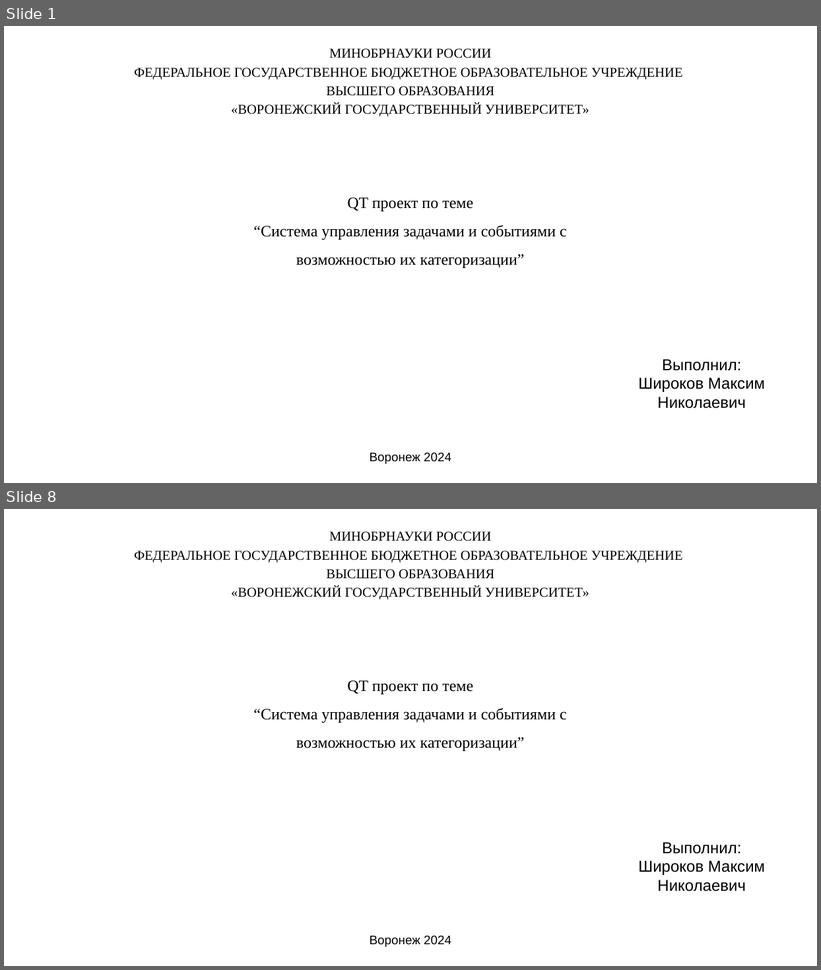
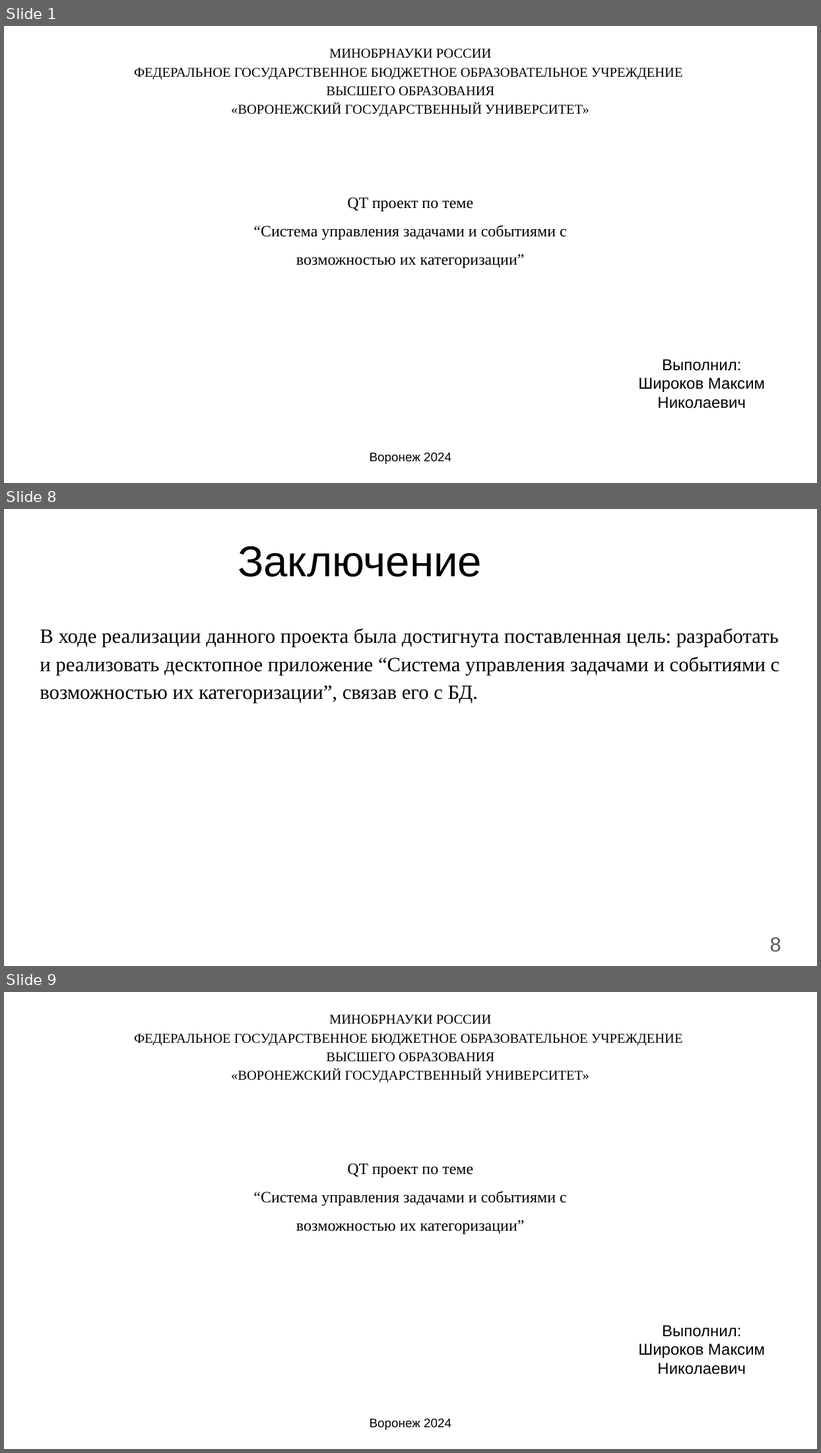
Before and after one commit to SutsuraGod/To-Do-List, a slide deck: Информация о программе/Презентация.pptx. Shown one above the other, each under a label of ours: slides 1 and 8 before the commit, slides 1, 8 and 9 after it; the slides between them are not shown. The pictures are 821x970 and 821x1453 pixels, drawn with LibreOffice and Linux fonts; fonts in the diff are those of the drawing. Boxes give left, top, right and bottom in pixels: in the first picture for what was removed or moved away, otherwise in the second. Text is boxed around its words. In the diff, an @@ line names an element or a change of style, - is before the commit and + after.

```diff
--- a/Информация о программе/Презентация.pptx
+++ b/Информация о программе/Презентация.pptx
@@ slide 8 added at (4,509,817,966), background #FFFFFF @@
@@ title added at (238,546,482,577), 38.2 pt, text #000000 @@
+Заключение
@@ text added at (40,628,780,703), 18 pt, text #000000 @@
+В ходе реализации данного проекта была достигнута поставленная цель: разработать и реализовать десктопное приложение “Система управления задачами и событиями с возможностью их категоризации”, связав его с БД.
@@ text added at (770,937,781,953), 18 pt, text #595959 @@
+8
@@ what was slide 8 is now slide 9 @@
```
Also in this commit, not shown: 6 slides changed, 8 other files.
